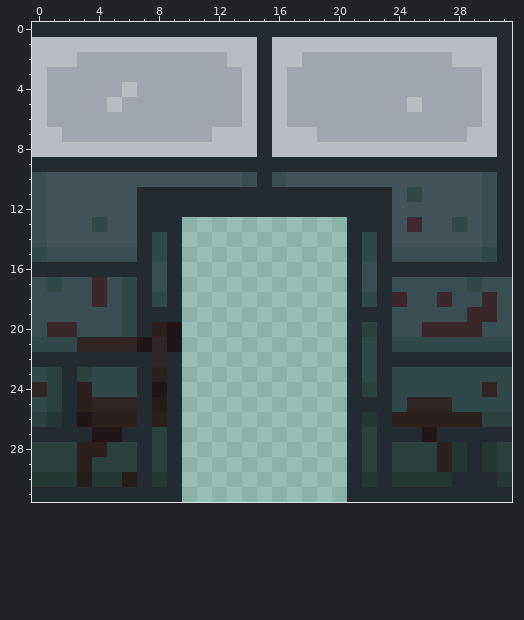
Pixel-art sprite, stored at src/main/resources/maps/city/tiles/room-wall-middle-9.png. The picture above is the old version.
The file is 32x32 pixels.
Now the later version:
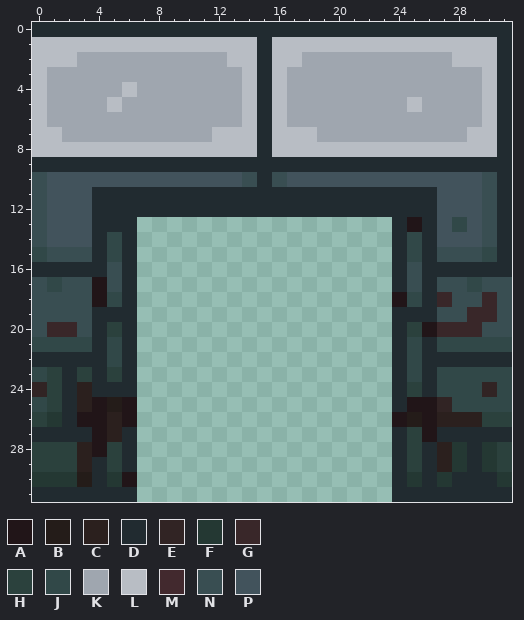
Palette (. is transparent): A #211518  B #241c19  C #2b201e  D #212b30  E #312424  F #243833  G #392729  H #2b413d  J #314848  K #9fa6af  L #b8bdc4  M #42292e  N #394e52  P #42535c
Diff:
y 11: x 4..6 PPP -> DDD; x 24..26 PJP -> DDD
y 12: x 4..6 PPP -> DDD; x 24..26 PPP -> DDD
y 13: x 4..9 JPPDDD -> DDD...; x 21..26 DDDPMP -> ...DAD
y 14: x 4..9 PPPDJD -> DJD...; x 21..26 DJDPPP -> ...DJD
y 15: x 4..9 NNNDJD -> DJD...; x 21..26 DJDNNN -> ...DJD
y 16: x 5 D -> N; x 7..9 DND -> ...; x 21..23 DND -> ...; x 25 D -> N
y 17: x 4 G -> A; x 6..9 JDND -> D...; x 21..24 DNDN -> ...D; x 26 N -> D
y 18: x 4..9 GNJDJD -> AJD...; x 21..26 DJDGNN -> ...AJD
y 19: x 4..9 NNJDDD -> DDD...; x 21..26 DDDNNN -> ...DDD
y 20: x 4..9 NNJDCA -> DHD...; x 21..26 DHDNNG -> ...DHA
y 21: x 3..9 EEEEAEA -> JDJD...; x 21..24 DJDJ -> ...D; x 26 J -> D
y 22: x 5 D -> J; x 7..9 DED -> ...; x 21..23 DJD -> ...; x 25 D -> J
y 23: x 4..9 JJJDCD -> DHD...; x 21..24 DJDJ -> ...D; x 26 J -> D
y 24: x 4..9 JJJDAD -> DDD...; x 21..26 DHDJJJ -> ...DHD
y 25: x 4..9 EEEDBD -> ABA...; x 21..26 DDDJEE -> ...DAA
y 26: x 4 C -> A; x 6..9 CDCD -> A...; x 21..26 DFDCCC -> ...ABA
y 27: x 5 A -> C; x 7..9 DHD -> ...; x 21..23 DHD -> ...; x 25 D -> H
y 28: x 4 C -> A; x 6..9 HDHD -> D...; x 21..24 DHDH -> ...D; x 26 H -> D
y 29: x 4 H -> D; x 6..9 HDHD -> D...; x 21..24 DHDH -> ...D; x 26 H -> D
y 30: x 4 F -> D; x 6..9 BDFD -> A...; x 21..24 DFDF -> ...D; x 26 F -> D
y 31: x 7..9 DDD -> ...; x 21..23 DDD -> ...
Where, in picture pixels (left, top, right, bottom), the same in both pictures:
changed: (77, 187, 182, 502)
changed: (347, 187, 437, 502)
